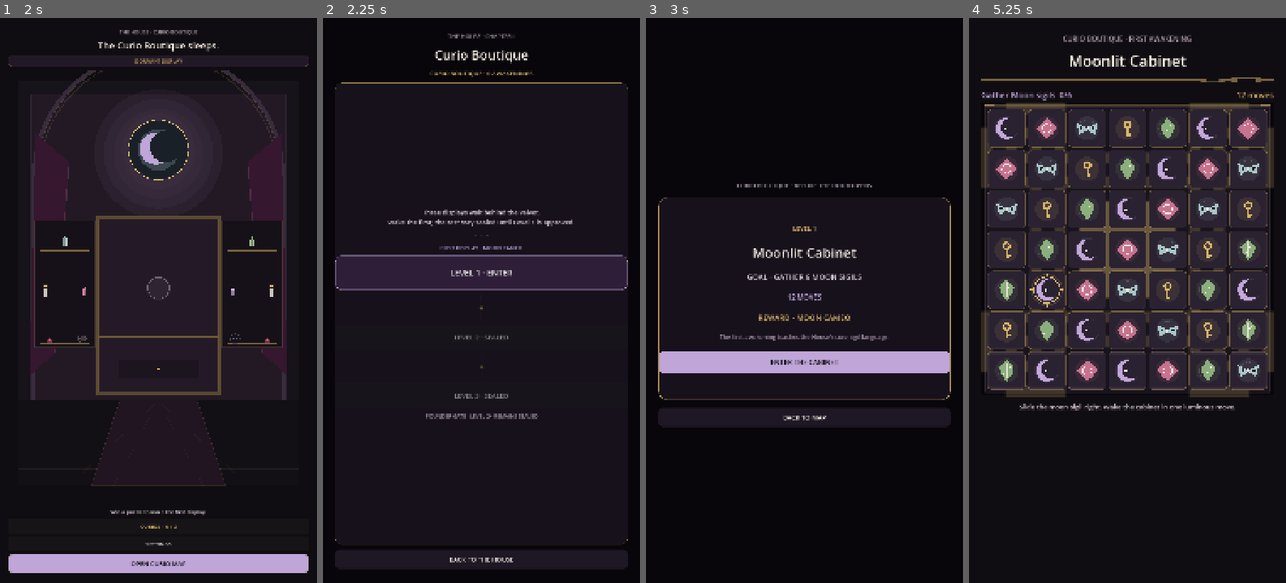
Above: before the commit, frames 1-4 (left to right).
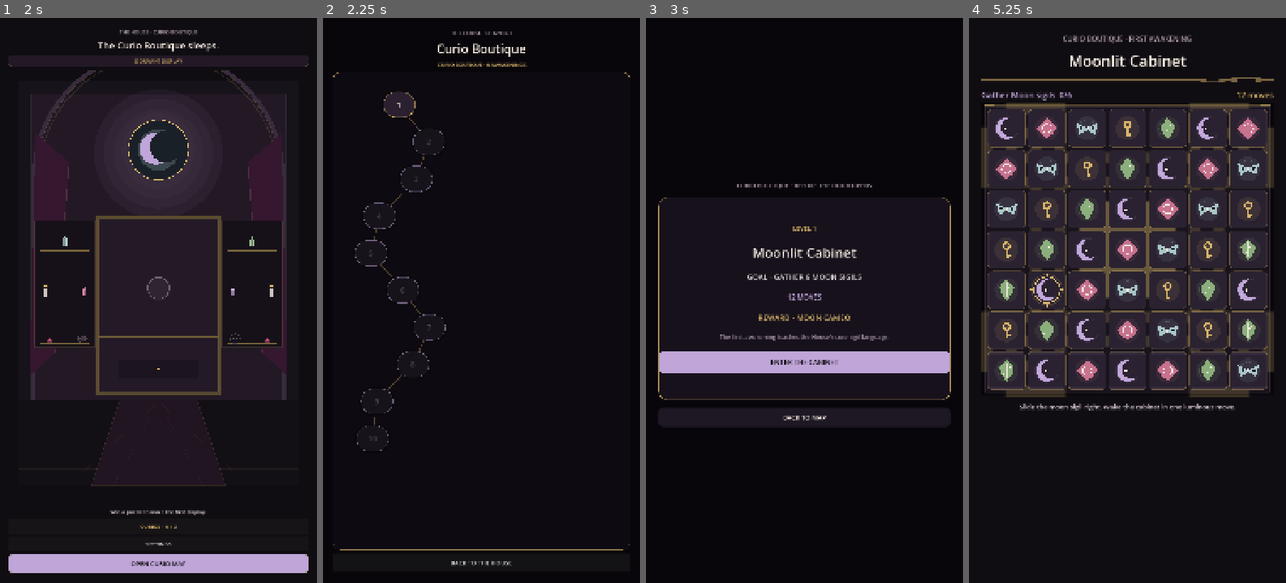
Above: after the commit, the same moments.

Repository: Jay-prodesign/akilta-match3
Game: Godot game, scene res://src/app/app_bootstrap.tscn
Same seed, same stepped clock (60 frames per second), same inputs: the game is played once before the commit and once after it.
Inputs:
- Up to frame 1 (2 s): click "CURIOS · 0 / 3" at 0.5 s; click "BACK TO THE HOUSE" at 1.25 s
- Up to frame 2 (2.25 s): click "OPEN CURIO MAP" at 2 s
- Up to frame 3 (3 s): click "LEVEL 1 · ENTER" (after the commit: "1") at 2.75 s
- Up to frame 4 (5.25 s): click "BACK TO MAP" at 3.5 s; click "LEVEL 1 · ENTER" (after the commit: "1") at 4.25 s; click "ENTER THE CABINET" at 5 s

Frame 1 is identical in both runs. In frame 2, 9.3% of the frame differs, in the area x 3-97%, y 2-97%; in frame 3, less than 0.1%; in frame 4, nothing differs.

Commit message:
feat: turn Chapter I into a real gated route

Diff:
--- a/src/ui/map/chapter_map.gd
+++ b/src/ui/map/chapter_map.gd
@@ -5,47 +5,104 @@
 signal level_requested(level_number: int)
 
 @export var canonical_level_cap: int = 1
+@export var visible_route_levels: int = 10
 
 @onready var chapter_progress: Label = $Layout/Progress
-@onready var level1_button: Button = $Layout/RoutePanel/Route/Level1
-@onready var level2_button: Button = $Layout/RoutePanel/Route/Level2
-@onready var level3_button: Button = $Layout/RoutePanel/Route/Level3
+@onready var scroll: ScrollContainer = $Layout/RoutePanel/Scroll
+@onready var route_content: Control = $Layout/RoutePanel/Scroll/RouteContent
 @onready var back_button: Button = $Layout/Back
 
 var progress
+var _level_buttons: Dictionary = {}
+var _route_line: Line2D
 
 func _ready() -> void:
-	level1_button.pressed.connect(func(): _request_level(1))
-	level2_button.pressed.connect(func(): _request_level(2))
-	level3_button.pressed.connect(func(): _request_level(3))
 	back_button.pressed.connect(func(): back_requested.emit())
+	_build_route()
 	_refresh()
 
 func set_progress(value) -> void:
 	progress = value
 	_refresh()
 
+func get_level_button(level_number: int) -> Button:
+	return _level_buttons.get(level_number) as Button
+
+func _build_route() -> void:
+	for child in route_content.get_children():
+		child.queue_free()
+	_level_buttons.clear()
+
+	_route_line = Line2D.new()
+	_route_line.name = "RouteLine"
+	_route_line.width = 4.0
+	_route_line.default_color = Color(0.851, 0.71, 0.416, 0.34)
+	_route_line.antialiased = true
+	route_content.add_child(_route_line)
+
+	var points := PackedVector2Array()
+	var content_height := 180.0 + float(visible_route_levels - 1) * 126.0
+	route_content.custom_minimum_size = Vector2(450.0, content_height + 120.0)
+	route_content.size = route_content.custom_minimum_size
+
+	for level_number in range(1, visible_route_levels + 1):
+		var x := 225.0 + sin(float(level_number - 1) * 1.28) * 105.0
+		var y := 110.0 + float(level_number - 1) * 126.0
+		var center := Vector2(x, y)
+		points.append(center)
+
+		var button := Button.new()
+		button.name = "Level%d" % level_number
+		button.position = center - Vector2(55.0, 44.0)
+		button.size = Vector2(110.0, 88.0)
+		button.add_theme_font_size_override("font_size", 26)
+		button.add_theme_color_override("font_color", Color("#F1E8DD"))
+		button.add_theme_color_override("font_disabled_color", Color(0.49, 0.44, 0.52, 0.55))
+		button.add_theme_stylebox_override("normal", _node_style(false, false))
+		button.add_theme_stylebox_override("hover", _node_style(false, true))
+		button.add_theme_stylebox_override("disabled", _node_style(true, false))
+		button.pressed.connect(func(n := level_number): _request_level(n))
+		route_content.add_child(button)
+		_level_buttons[level_number] = button
+
+	_route_line.points = points
+	call_deferred("_focus_frontier")
+
+func _node_style(disabled: bool, hover: bool) -> StyleBoxFlat:
+	var box := StyleBoxFlat.new()
+	box.bg_color = Color("#17131B") if disabled else (Color("#35273C") if hover else Color("#2B2030"))
+	box.border_color = Color(0.749, 0.647, 0.847, 0.24) if disabled else Color(0.851, 0.71, 0.416, 0.78)
+	box.set_border_width_all(1 if disabled else 2)
+	box.set_corner_radius_all(42)
+	box.shadow_color = Color(0, 0, 0, 0.35)
+	box.shadow_size = 8
+	return box
+
 func _refresh() -> void:
-	if not is_node_ready():
+	if not is_node_ready() or _level_buttons.is_empty():
 		return
 	var completed: int = int(progress.completed_levels.size()) if progress != null else 0
 	chapter_progress.text = "CURIO BOUTIQUE · %d AWAKENING%s" % [completed, "" if completed == 1 else "S"]
-	_configure_button(level1_button, 1)
-	_configure_button(level2_button, 2)
-	_configure_button(level3_button, 3)
+	for level_number in _level_buttons:
+		_configure_button(_level_buttons[level_number], int(level_number))
 
 func _configure_button(button: Button, level_number: int) -> void:
 	var level_id := "ch01_level_%03d" % level_number
 	var completed: bool = progress != null and progress.completed_levels.has(level_id)
 	var within_gate: bool = level_number <= canonical_level_cap
 	button.disabled = not within_gate
-	if completed:
-		button.text = "LEVEL %d · AWAKENED" % level_number
-	elif within_gate:
-		button.text = "LEVEL %d · ENTER" % level_number
+	button.text = "✓ %d" % level_number if completed else str(level_number)
+	if completed and level_number == 1:
+		button.tooltip_text = "MOON CAMEO · AWAKENED"
+	elif level_number == 1:
+		button.tooltip_text = "LEVEL 1 · MOON CAMEO"
 	else:
-		button.text = "LEVEL %d · SEALED" % level_number
+		button.tooltip_text = "SEALED · FUTURE LEVEL"
 
 func _request_level(level_number: int) -> void:
 	if level_number <= canonical_level_cap:
 		level_requested.emit(level_number)
+
+func _focus_frontier() -> void:
+	if scroll != null:
+		scroll.scroll_vertical = 0
--- a/src/ui/map/chapter_map.tscn
+++ b/src/ui/map/chapter_map.tscn
@@ -1,37 +1,18 @@
-[gd_scene load_steps=5 format=3]
+[gd_scene load_steps=3 format=3]
 
 [ext_resource type="Script" path="res://src/ui/map/chapter_map.gd" id="1_map"]
 
 [sub_resource type="StyleBoxFlat" id="Panel"]
-bg_color = Color(0.09, 0.07, 0.11, 0.97)
+bg_color = Color(0.055, 0.04, 0.068, 0.98)
 border_width_left = 1
 border_width_top = 1
 border_width_right = 1
 border_width_bottom = 1
-border_color = Color(0.851, 0.71, 0.416, 0.35)
+border_color = Color(0.851, 0.71, 0.416, 0.34)
 corner_radius_top_left = 24
 corner_radius_top_right = 24
 corner_radius_bottom_right = 24
 corner_radius_bottom_left = 24
-
-[sub_resource type="StyleBoxFlat" id="Level"]
-bg_color = Color(0.18, 0.12, 0.22, 1)
-border_width_left = 2
-border_width_top = 2
-border_width_right = 2
-border_width_bottom = 2
-border_color = Color(0.749, 0.647, 0.847, 0.6)
-corner_radius_top_left = 22
-corner_radius_top_right = 22
-corner_radius_bottom_right = 22
-corner_radius_bottom_left = 22
-
-[sub_resource type="StyleBoxFlat" id="Back"]
-bg_color = Color(0.12, 0.09, 0.14, 1)
-corner_radius_top_left = 16
-corner_radius_top_right = 16
-corner_radius_bottom_right = 16
-corner_radius_bottom_left = 16
 
 [node name="ChapterMap" type="Control"]
 layout_mode = 3
@@ -56,114 +37,49 @@
 anchors_preset = 15
 anchor_right = 1.0
 anchor_bottom = 1.0
-offset_left = 40.0
-offset_top = 48.0
-offset_right = -40.0
-offset_bottom = -48.0
-theme_override_constants/separation = 18
+offset_left = 34.0
+offset_top = 38.0
+offset_right = -34.0
+offset_bottom = -38.0
+theme_override_constants/separation = 12
 
 [node name="Eyebrow" type="Label" parent="Layout"]
 layout_mode = 2
 theme_override_colors/font_color = Color(0.663, 0.6, 0.659, 1)
-theme_override_font_sizes/font_size = 20
+theme_override_font_sizes/font_size = 18
 text = "THE HOUSE · CHAPTER I"
 horizontal_alignment = 1
 
 [node name="Title" type="Label" parent="Layout"]
 layout_mode = 2
 theme_override_colors/font_color = Color(0.945, 0.91, 0.866, 1)
-theme_override_font_sizes/font_size = 44
+theme_override_font_sizes/font_size = 42
 text = "Curio Boutique"
 horizontal_alignment = 1
 
 [node name="Progress" type="Label" parent="Layout"]
 layout_mode = 2
 theme_override_colors/font_color = Color(0.851, 0.71, 0.416, 1)
-theme_override_font_sizes/font_size = 21
+theme_override_font_sizes/font_size = 18
 text = "CURIO BOUTIQUE · 0 AWAKENINGS"
 horizontal_alignment = 1
 
 [node name="RoutePanel" type="PanelContainer" parent="Layout"]
-custom_minimum_size = Vector2(0, 700)
 layout_mode = 2
 size_flags_vertical = 3
 theme_override_styles/panel = SubResource("Panel")
 
-[node name="Route" type="VBoxContainer" parent="Layout/RoutePanel"]
+[node name="Scroll" type="ScrollContainer" parent="Layout/RoutePanel"]
 layout_mode = 2
-theme_override_constants/separation = 13
-alignment = 1
+horizontal_scroll_mode = 0
+vertical_scroll_mode = 1
 
-[node name="Intro" type="Label" parent="Layout/RoutePanel/Route"]
+[node name="RouteContent" type="Control" parent="Layout/RoutePanel/Scroll"]
+custom_minimum_size = Vector2(450, 1380)
 layout_mode = 2
-theme_override_colors/font_color = Color(0.851, 0.804, 0.835, 1)
-theme_override_font_sizes/font_size = 22
-text = "Three displays wait behind the velvet.\nWake the first; the rest stay sealed until Level 1 is approved."
-horizontal_alignment = 1
-autowrap_mode = 2
-
-[node name="PathTop" type="Label" parent="Layout/RoutePanel/Route"]
-layout_mode = 2
-theme_override_colors/font_color = Color(0.851, 0.71, 0.416, 0.7)
-theme_override_font_sizes/font_size = 22
-text = "·  ·  ·"
-horizontal_alignment = 1
-
-[node name="Level1Caption" type="Label" parent="Layout/RoutePanel/Route"]
-layout_mode = 2
-theme_override_colors/font_color = Color(0.749, 0.647, 0.847, 1)
-theme_override_font_sizes/font_size = 19
-text = "FIRST DISPLAY · MOON CAMEO"
-horizontal_alignment = 1
-
-[node name="Level1" type="Button" parent="Layout/RoutePanel/Route"]
-custom_minimum_size = Vector2(0, 118)
-layout_mode = 2
-theme_override_font_sizes/font_size = 28
-theme_override_styles/normal = SubResource("Level")
-text = "LEVEL 1 · ENTER"
-
-[node name="Connector1" type="Label" parent="Layout/RoutePanel/Route"]
-layout_mode = 2
-theme_override_colors/font_color = Color(0.851, 0.71, 0.416, 0.45)
-theme_override_font_sizes/font_size = 20
-text = "│\n◆\n│"
-horizontal_alignment = 1
-
-[node name="Level2" type="Button" parent="Layout/RoutePanel/Route"]
-custom_minimum_size = Vector2(0, 88)
-layout_mode = 2
-theme_override_font_sizes/font_size = 23
-theme_override_styles/normal = SubResource("Level")
-text = "LEVEL 2 · SEALED"
-disabled = true
-
-[node name="Connector2" type="Label" parent="Layout/RoutePanel/Route"]
-layout_mode = 2
-theme_override_colors/font_color = Color(0.851, 0.71, 0.416, 0.28)
-theme_override_font_sizes/font_size = 18
-text = "│\n◆\n│"
-horizontal_alignment = 1
-
-[node name="Level3" type="Button" parent="Layout/RoutePanel/Route"]
-custom_minimum_size = Vector2(0, 88)
-layout_mode = 2
-theme_override_font_sizes/font_size = 23
-theme_override_styles/normal = SubResource("Level")
-text = "LEVEL 3 · SEALED"
-disabled = true
-
-[node name="GateNote" type="Label" parent="Layout/RoutePanel/Route"]
-layout_mode = 2
-theme_override_colors/font_color = Color(0.663, 0.6, 0.659, 1)
-theme_override_font_sizes/font_size = 18
-text = "FOUNDER GATE · LEVEL 2+ REMAINS SEALED"
-horizontal_alignment = 1
 
 [node name="Back" type="Button" parent="Layout"]
-custom_minimum_size = Vector2(0, 64)
+custom_minimum_size = Vector2(0, 62)
 layout_mode = 2
-theme_override_colors/font_color = Color(0.945, 0.91, 0.866, 1)
-theme_override_font_sizes/font_size = 22
-theme_override_styles/normal = SubResource("Back")
+theme_override_font_sizes/font_size = 21
 text = "BACK TO THE HOUSE"
--- a/tests/integration/test_first_player_journey.gd
+++ b/tests/integration/test_first_player_journey.gd
@@ -37,10 +37,11 @@
 	await process_frame
 	_expect(str(app.current_route_name()) == "map", "House CTA must route to chapter map")
 	var map = app.current_screen()
-	var level1_button: Button = map.get_node("Layout/RoutePanel/Route/Level1")
-	var level2_button: Button = map.get_node("Layout/RoutePanel/Route/Level2")
-	_expect(not level1_button.disabled, "Level 1 must be selectable")
-	_expect(level2_button.disabled, "Level 2 route must remain sealed before D-027")
+	var level1_button: Button = map.get_level_button(1)
+	var level2_button: Button = map.get_level_button(2)
+	_expect(level1_button != null and not level1_button.disabled, "Level 1 must be selectable")
+	_expect(level2_button != null and level2_button.disabled, "Level 2 route must remain sealed before D-027")
+	_expect(map.get_level_button(10) != null, "map must reveal a longer numbered route without canonizing future levels")
 
 	level1_button.emit_signal("pressed")
 	await process_frame
@@ -68,6 +69,18 @@
 	var progress = app.get("progress")
 	_expect(int(progress.house_stage) == 1, "House must awaken to stage 1")
 	_expect(progress.curios.count("moon_cameo") == 1, "Moon Cameo must persist exactly once")
+
+	var awakened_house = app.current_screen()
+	var collection_button: Button = awakened_house.get_node("Layout/CollectionButton")
+	collection_button.emit_signal("pressed")
+	await process_frame
+	_expect(str(app.current_route_name()) == "collection", "House Curios control must open collection")
+	var collection = app.current_screen()
+	var moon_state: Label = collection.get_node("Layout/Cards/MoonCard/Content/State")
+	_expect(moon_state.text == "AWAKENED", "Moon Cameo must be inspectable as awakened in collection")
+	collection.get_node("Layout/Back").emit_signal("pressed")
+	await process_frame
+	_expect(str(app.current_route_name()) == "house", "collection must return to House")
 
 	app.queue_free()
 	await process_frame
--- a/tests/visual/capture_level1_journey.gd
+++ b/tests/visual/capture_level1_journey.gd
@@ -61,6 +61,12 @@
 	if not await _save(app, "journey-06-house-awakened.png"):
 		return
 
+	if not app.show_collection():
+		return _fail(app, "House -> Curio Collection failed")
+	await _frames(3)
+	if not await _save(app, "journey-07-curio-collection.png"):
+		return
+
 	print("CAPTURE_PASS: complete Level 1 player journey")
 	app.queue_free()
 	await process_frame
Not shown, changed: .github/workflows/p0-visual.yml
